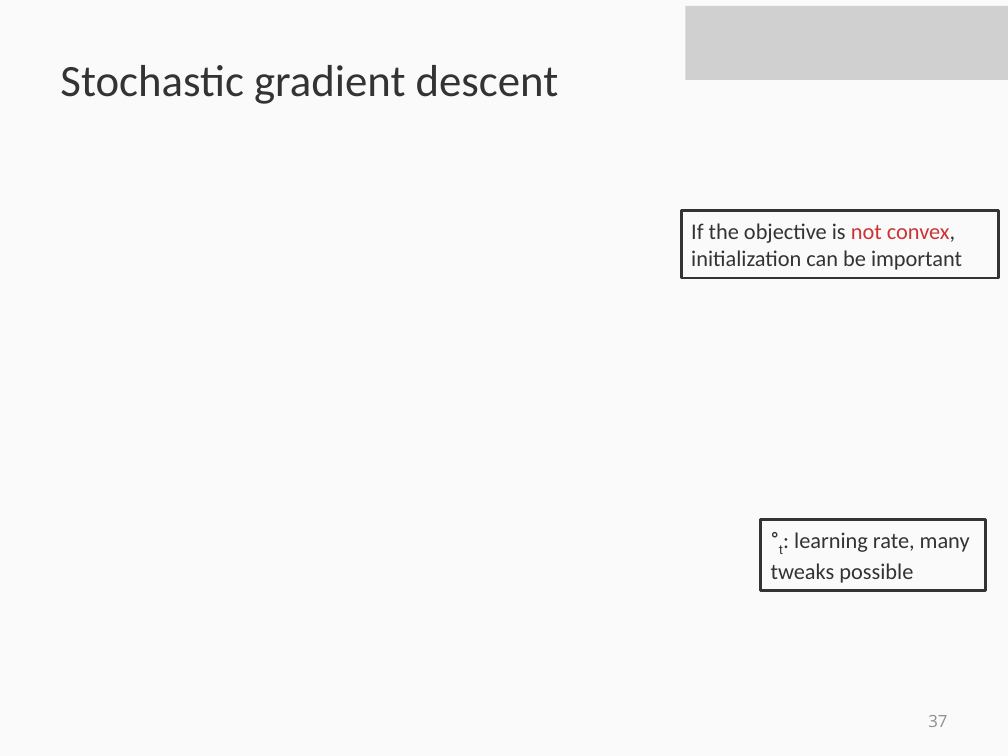
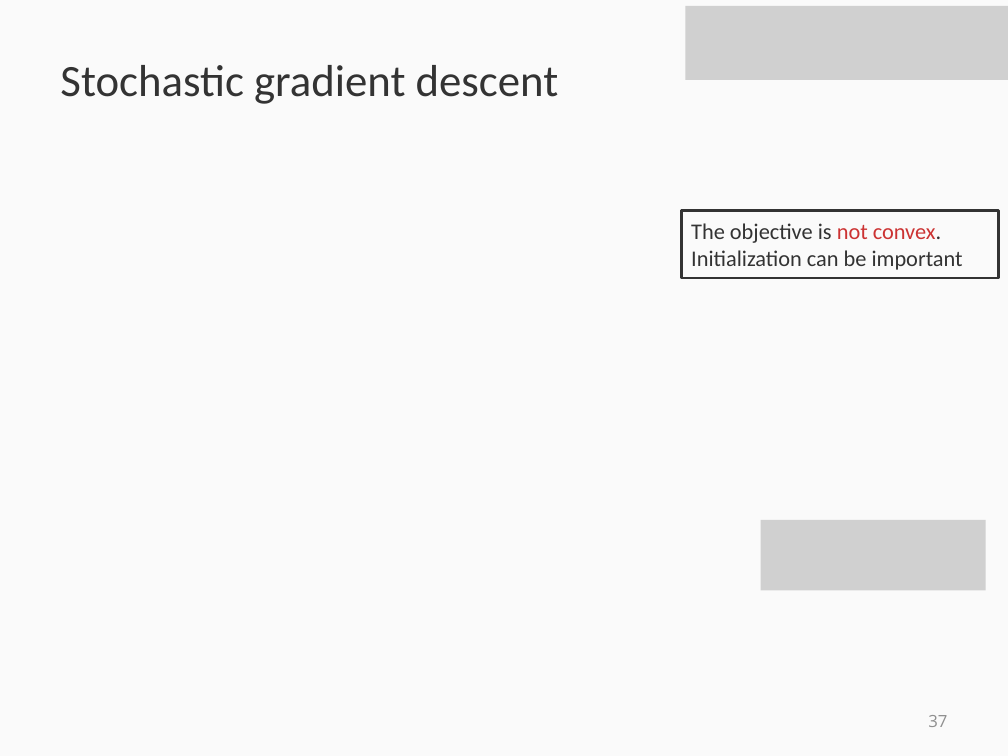
Before and after one commit to svivek/structured-prediction, a slide deck: slide 37 of slides/review/review.pptx. Drawn at 1008x756 pixels with LibreOffice and Linux fonts; fonts in the diff are those of the drawing; grey boxes stand for pictures. Boxes give left, top, right and bottom in pixels: in the first picture for what was removed or moved away, otherwise in the second. Text is boxed around its words. In the diff, an @@ line names an element or a change of style, - is before the commit and + after.

```diff
--- a/slides/review/review.pptx
+++ b/slides/review/review.pptx
@@ text in rectangle at (691,223,963,270): text changed @@
-If the objective is not convex, initialization can be important
+The objective is not convex. Initialization can be important
@@ rectangle removed at (761,520,986,591) @@
-°t: learning rate, many tweaks possible
@@ picture added at (761,520,986,591) @@
```
Also in this commit, not shown: 4 other slides changed, 2 slides added, 2 slides removed, 3 other files.
